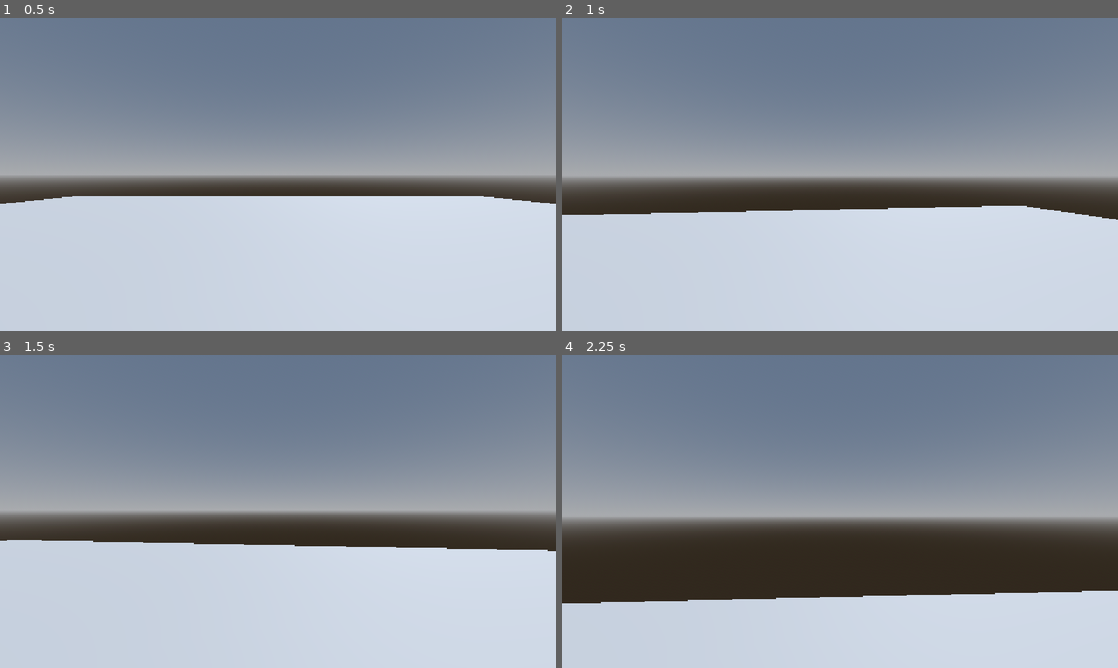
Above: before the commit, frames 1-4 (two rows, left to right).
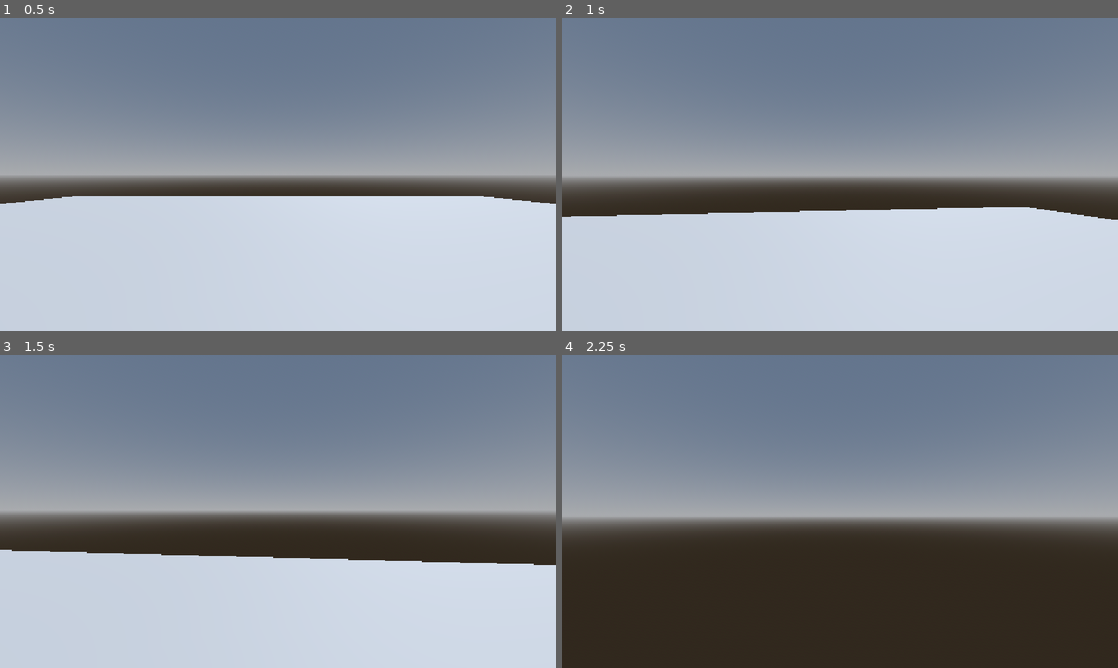
Above: after the commit, the same moments.

Repository: silentshiro-g1thub/oathbound-game
Game: Godot game, scene res://scenes/main.tscn
Same seed, same stepped clock (60 frames per second), same inputs: the game is played once before the commit and once after it.
Inputs (mouse positions are in pixels of both pictures, inside the frame that each line leads up to):
- Up to frame 1 (0.5 s): no input
- Up to frame 2 (1 s): tap Enter at 0.5 s; move the mouse to (867, 174) at 0.52 s; hold W (move_forward) from 0.53 s (still down); hold Shift (sprint) from 0.53 s (still down); tap Space (jump) at 0.77 s
- Up to frame 3 (1.5 s): keep holding W (move_forward); move the mouse to (250, 511) at 1.27 s; release Shift (sprint) at 1.28 s; tap Shift (sprint) at 1.35 s
- Up to frame 4 (2.25 s): keep holding W (move_forward); tap Space (jump) at 1.52 s; move the mouse to (851, 505) at 2.02 s; hold Shift (sprint) from 2.03 s (still down)

Frame 1 is identical in both runs. In frame 2, 0.3% of the frame differs, in the area x 0-100%, y 60-65%; in frame 3, 4.0%; in frame 4, 23%, in the area x 0-100%, y 75-100%.

Commit message:
Fixed a bug where sprint isn't working

Diff:
--- a/scenes/player/player.gd
+++ b/scenes/player/player.gd
@@ -106,9 +106,9 @@
 	).normalized()
 
 	# Sprint only while the sprint action is held and the player is moving
-	var current_speed := move_speed
+	var current_speed : float = move_speed
 
-	if Input.is_action_just_pressed("sprint") and not input_dir.is_zero_approx():
+	if Input.is_action_pressed("sprint") and not input_dir.is_zero_approx():
 		current_speed = sprint_speed
 
 	# Apply horizontal movement
@@ -129,7 +129,7 @@
 		# Gradually reduce horizontal velocity when no direction is pressed
 		velocity.x = move_toward(
 			velocity.x,
-			direction.x * current_speed,
+			0.0,
 			ground_deceleration * delta
 		)
 
@@ -139,5 +139,12 @@
 			ground_deceleration * delta
 		)
 
+	print(
+		"Sprint held: ", Input.is_action_pressed("sprint"),
+		" | Target speed: ", current_speed,
+		" | Actual horizontal speed: ",
+		Vector2(velocity.x, velocity.z).length()
+	)
+
 	# Apply velocity and resolve collisions with the environment
 	move_and_slide()
